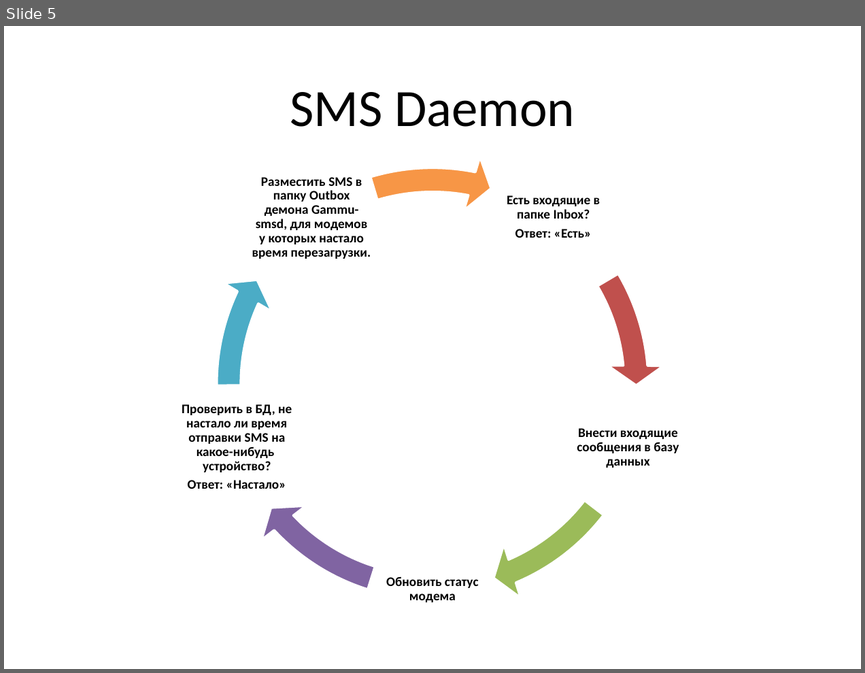
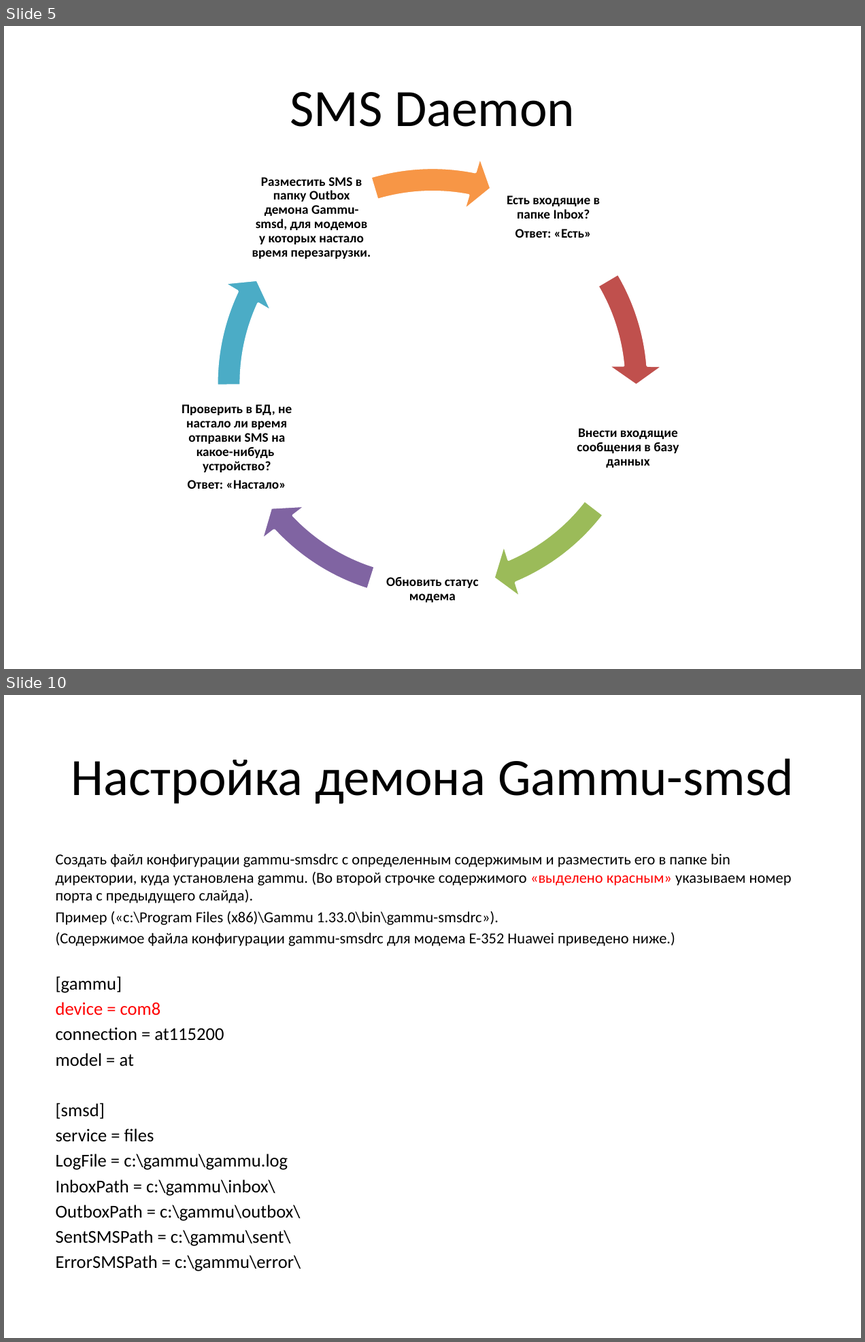
Before and after one commit to humantom88/city_lightning_symphony, a slide deck: doc/SUNO Mmanager.pptx. Shown one above the other, each under a label of ours: slide 5 before the commit, slides 5 and 10 after it; the slides between them are not shown. The pictures are 865x673 and 865x1342 pixels, drawn with LibreOffice and Linux fonts; fonts in the diff are those of the drawing. Boxes give left, top, right and bottom in pixels: in the first picture for what was removed or moved away, otherwise in the second. Text is boxed around its words. In the diff, an @@ line names an element or a change of style, - is before the commit and + after.

```diff
--- a/doc/SUNO Mmanager.pptx
+++ b/doc/SUNO Mmanager.pptx
@@ slide 10 added at (4, 695, 861, 1338), background #FFFFFF @@
@@ title added at (71, 758, 793, 804), 44 pt, text #000000 @@
+Настройка демона Gammu-smsd
@@ text added at (56, 853, 791, 1271), 12.8 pt, text #000000 @@
+Создать файл конфигурации gammu-smsdrc с определенным содержимым и разместить его в папке bin директории, куда установлена gammu. (Во второй строчке содержимого «выделено красным» указываем номер порта с предыдущего слайда).
+Пример («c:\Program Files (x86)\Gammu 1.33.0\bin\gammu-smsdrc»).
+(Содержимое файла конфигурации gammu-smsdrc для модема E-352 Huawei приведено ниже.)
+[gammu]
+device = com8
+connection = at115200
+model = at
+[smsd]
+service = files
+LogFile = c:\gammu\gammu.log
+InboxPath = c:\gammu\inbox\
+OutboxPath = c:\gammu\outbox\
+SentSMSPath = c:\gammu\sent\
+ErrorSMSPath = c:\gammu\error\
```
Also in this commit, not shown: 1 slide changed, 20 other slides added, 10 other files.
